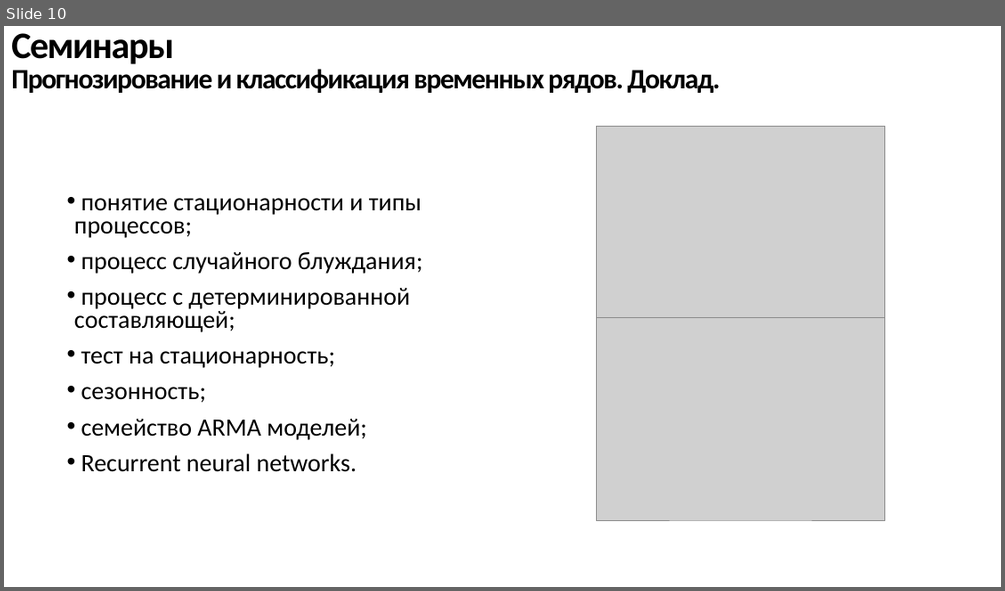
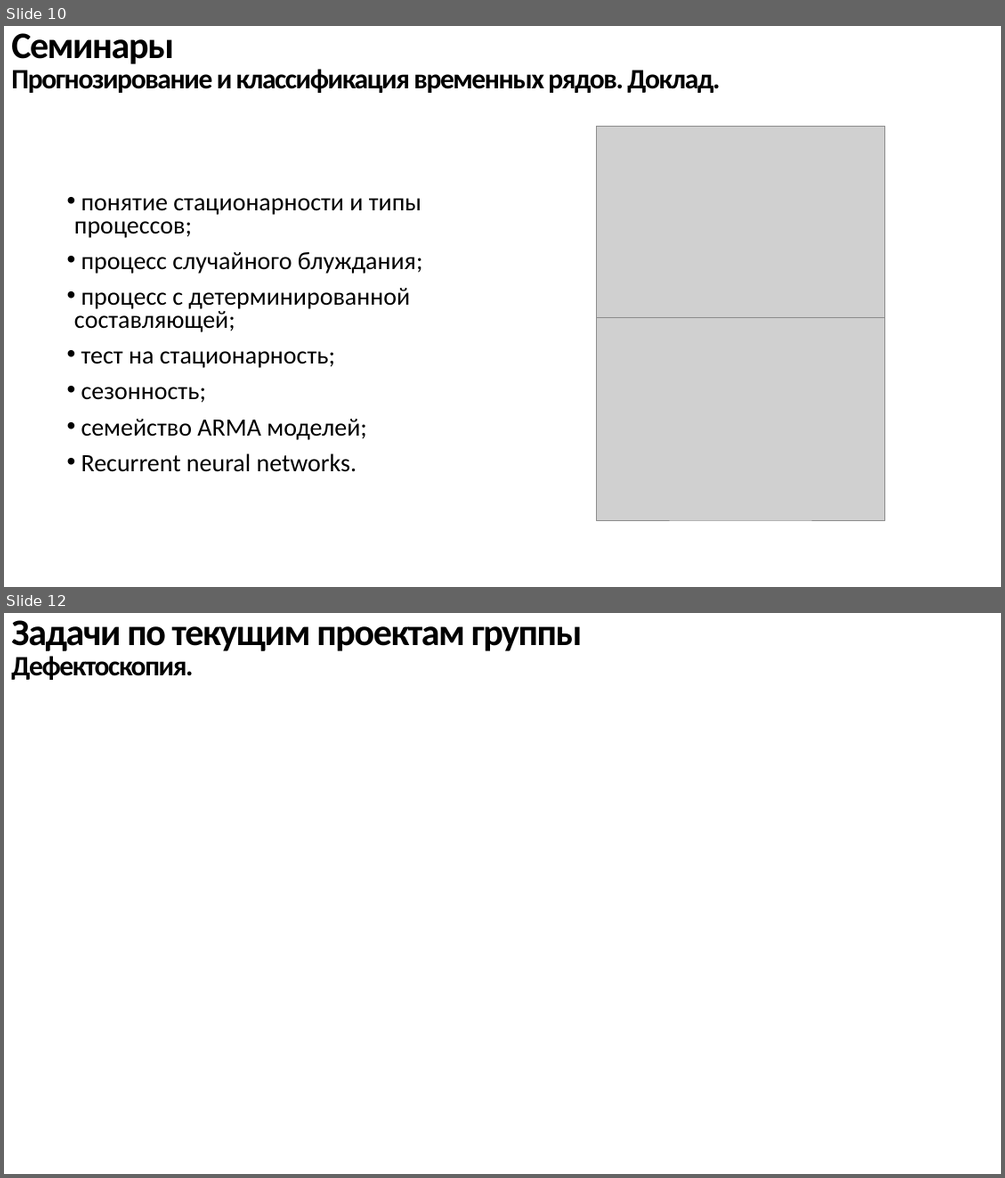
Before and after one commit to not-rdy/trainee, a slide deck: reports/final_report/rep_final.pptx. Shown one above the other, each under a label of ours: slide 10 before the commit, slides 10 and 12 after it; the slides between them are not shown. The pictures are 1005x591 and 1005x1178 pixels, drawn with LibreOffice and Linux fonts; fonts in the diff are those of the drawing; grey boxes stand for pictures. Boxes give left, top, right and bottom in pixels: in the first picture for what was removed or moved away, otherwise in the second. Text is boxed around its words. In the diff, an @@ line names an element or a change of style, - is before the commit and + after.

```diff
--- a/reports/final_report/rep_final.pptx
+++ b/reports/final_report/rep_final.pptx
@@ slide 12 added at (x1=4, y1=613, x2=1001, y2=1174), background #FFFFFF @@
@@ title added at (x1=11, y1=620, x2=582, y2=680), 36 pt, text #000000, bold @@
+Задачи по текущим проектам группы
+Дефектоскопия.
```
Also in this commit, not shown: 2 slides changed, 15 other files.
